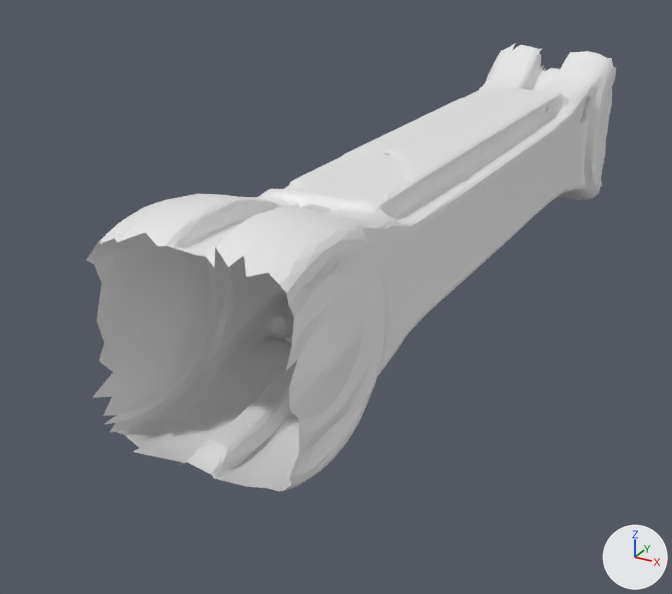
What one commit did to the OBJ model assets/robot/fore.obj.
Before and after are seen from a camera (50 mm lens) standing at (0.097, -0.347, 0.081) and looking at (-0.018, -0.137, -0.024). Arrows for +X, +Y and +Z are at lower right; the lights stay in place. The older version comes first. Where no turn or scale is listed for an object, it has been applied to the vertices. Vertices at exactly the same position are counted once.

Objects in the first picture: 'fore'.
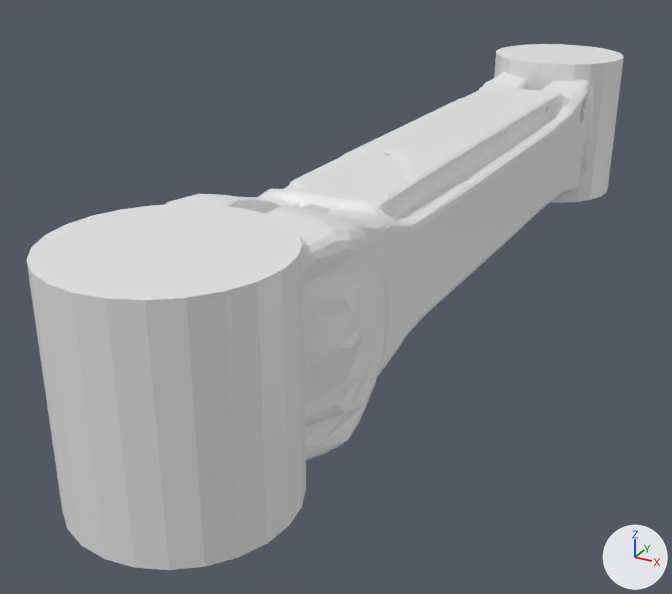
Location of each change, (x1, y1, x2, y2) in pixels of the pictures (672 x 594 px; the box of a moved part takes in the faces that stretch with it):
```json
{"object": "fore", "change": "reshaped", "before": [86, 43, 616, 492], "after": [26, 44, 624, 570], "on screen": "13% wider, 17% taller"}
{"part": 1, "of": "me_fore", "change": "added", "after": [494, 44, 624, 203]}
{"part": 2, "of": "me_fore", "change": "added", "after": [26, 204, 306, 570]}
{"part": 3, "of": "me_fore", "change": "moved or reshaped", "before": [486, 43, 616, 200], "after": [492, 72, 594, 188]}
{"part": 4, "of": "me_fore", "change": "moved or reshaped", "before": [86, 196, 364, 492], "after": [164, 197, 364, 460]}
```

The change, as JSON lines over the scene's bpy script:
```json
{"block": "me_fore", "where": "# used by ob_fore; location = (0.0, 0.0, 0.0)"}
{"op": "remove", "block": "me_fore", "code": "me_fore.from_pydata(...)  # 2781 vertices, 5420 faces; spans x -0.023..0.023, y -0.23..0.0, z -0.028..0.028"}
{"op": "add", "block": "me_fore", "code": "me_fore.from_pydata(...)  # 2881 vertices, 5612 faces; spans x -0.023..0.023, y -0.253..0.023, z -0.025..0.025"}
{"block": "me_fore", "change": "me_fore part 1: a new loose piece, a 24-sided cylinder along z spanning x -0.023..0.023, y -0.023..0.023, z -0.025..0.025"}
{"block": "me_fore", "change": "me_fore part 2: a new loose piece, a 24-sided cylinder along z spanning x -0.023..0.023, y -0.253..-0.207, z -0.025..0.025"}
{"block": "me_fore", "change": "me_fore part 3: 425 vertices moved from x -0.022..0.022, y -0.024..0.0, z -0.028..0.028 to x -0.02..0.02, y -0.024..0.0, z -0.024..0.024; 7 vertices removed from x -0.003..0.018, y -0.023..-0.018, z -0.021..0.02; 7 vertices added at x -0.001..0.017, y -0.023..-0.018, z -0.019..0.018"}
{"block": "me_fore", "change": "me_fore part 4: 292 vertices moved from x -0.023..0.023, y -0.23..-0.206, z -0.026..0.026 to x -0.022..0.021, y -0.23..-0.206, z -0.025..0.025; 2 vertices removed from x -0.005..-0.004, y -0.223..-0.215, z 0.024..0.025; 2 vertices added at x -0.003..-0.002, y -0.223..-0.215, z 0.019..0.023"}
```
